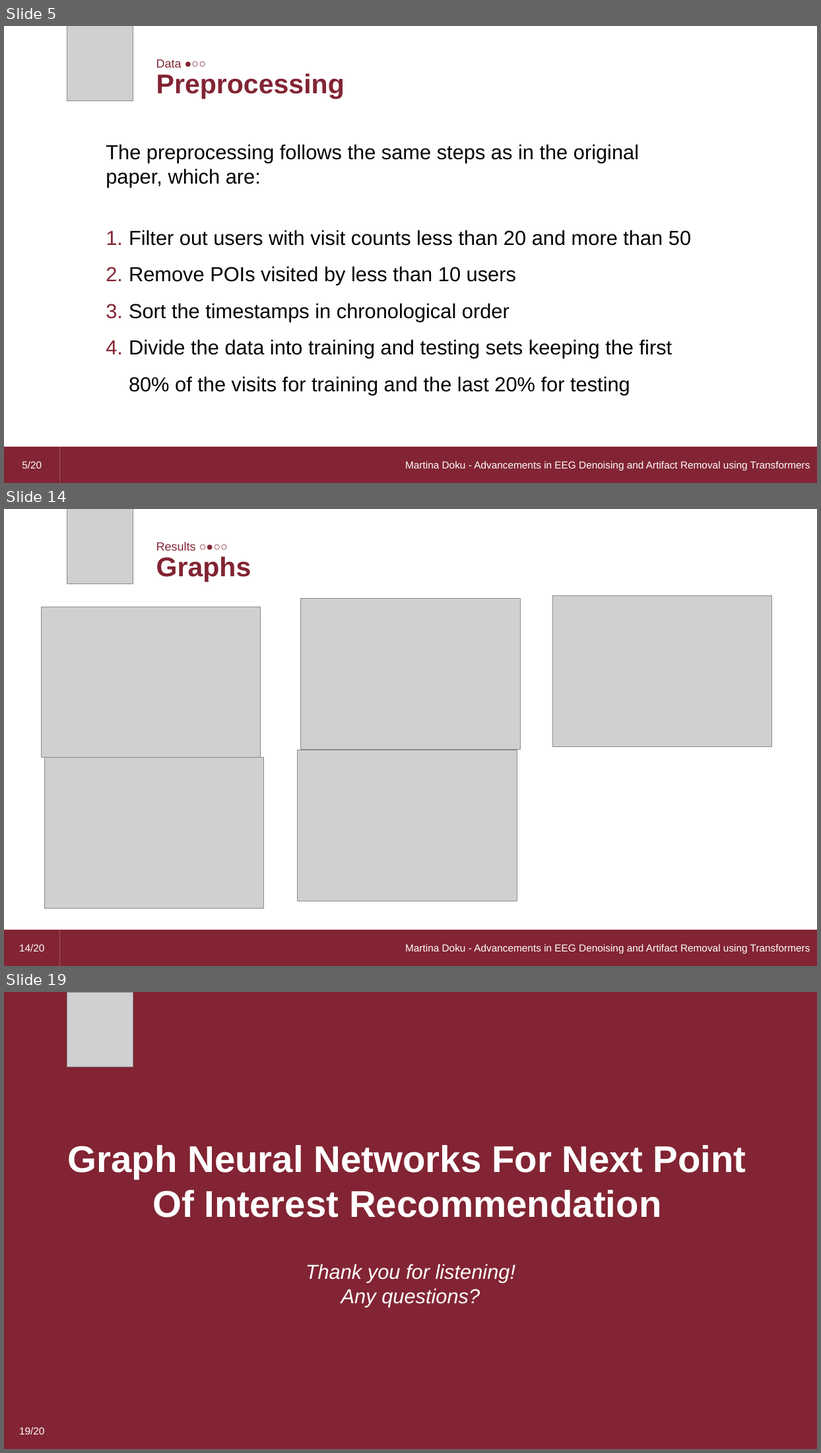
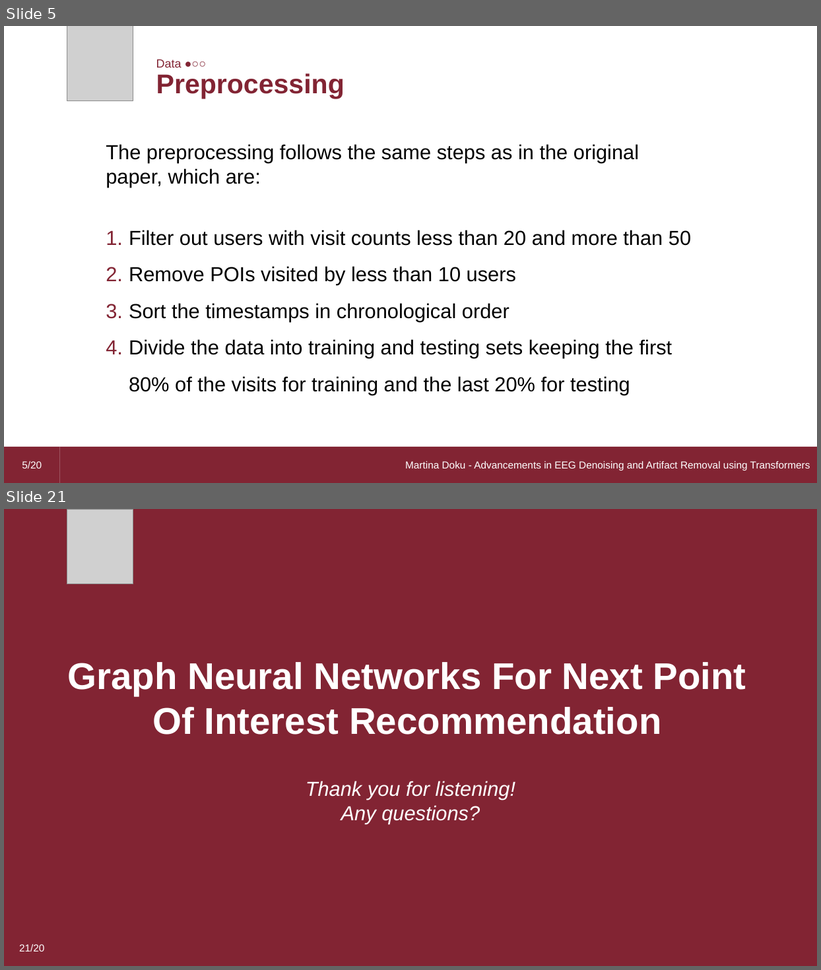
Before and after one commit to dario-loi/foursquare, a slide deck: presentation.pptm. Shown one above the other, each under a label of ours: slides 5, 14 and 19 before the commit, slides 5 and 21 after it; the slides between them are not shown. The pictures are 821x1453 and 821x970 pixels, drawn with LibreOffice and Linux fonts; fonts in the diff are those of the drawing; grey boxes stand for pictures. Boxes give left, top, right and bottom in pixels: in the first picture for what was removed or moved away, otherwise in the second. Text is boxed around its words. In the diff, an @@ line names an element or a change of style, - is before the commit and + after.

```diff
--- a/presentation.pptm
+++ b/presentation.pptm
@@ slide 14 removed at (4,509,817,966), background #FFFFFF @@
@@ picture removed at (67,509,133,585) @@
@@ text removed at (156,542,196,551) @@
-Results ○●○○
@@ text removed at (156,557,252,582) @@
-Graphs
@@ picture removed at (41,607,261,758) @@
@@ picture removed at (301,598,521,749) @@
@@ picture removed at (553,595,773,747) @@
@@ picture removed at (44,758,264,909) @@
@@ picture removed at (298,750,517,901) @@
@@ page number removed at (4,930,60,966) @@
-14/20
@@ rectangle removed at (60,930,817,966) @@
-Martina Doku - Advancements in EEG Denoising and Artifact Removal using Transformers
@@ what was slide 19 is now slide 21 @@
@@ page number at (19,945,44,952): text changed @@
-19/20
+21/20
```
Also in this commit, not shown: 15 slides changed, 3 slides added.
